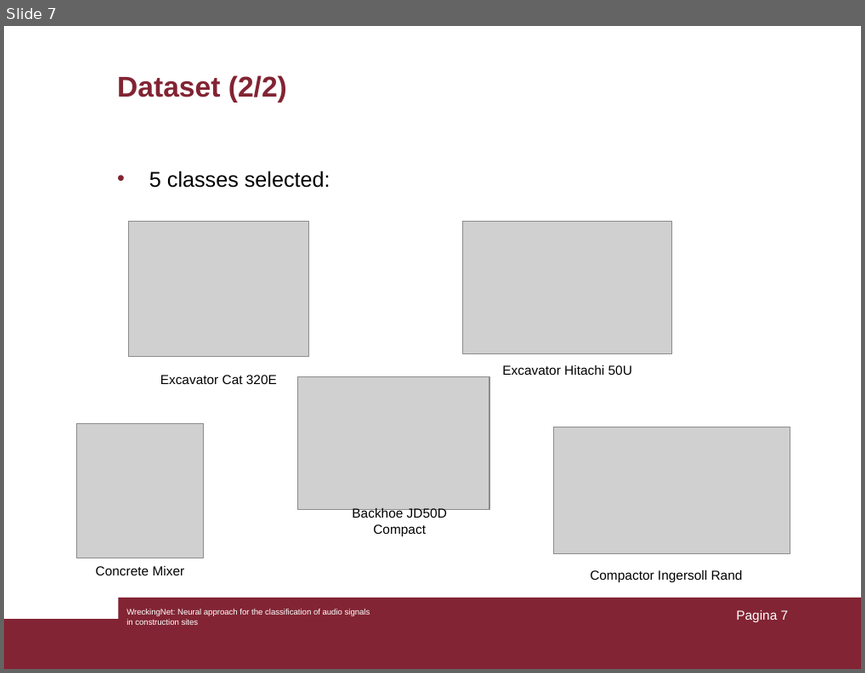
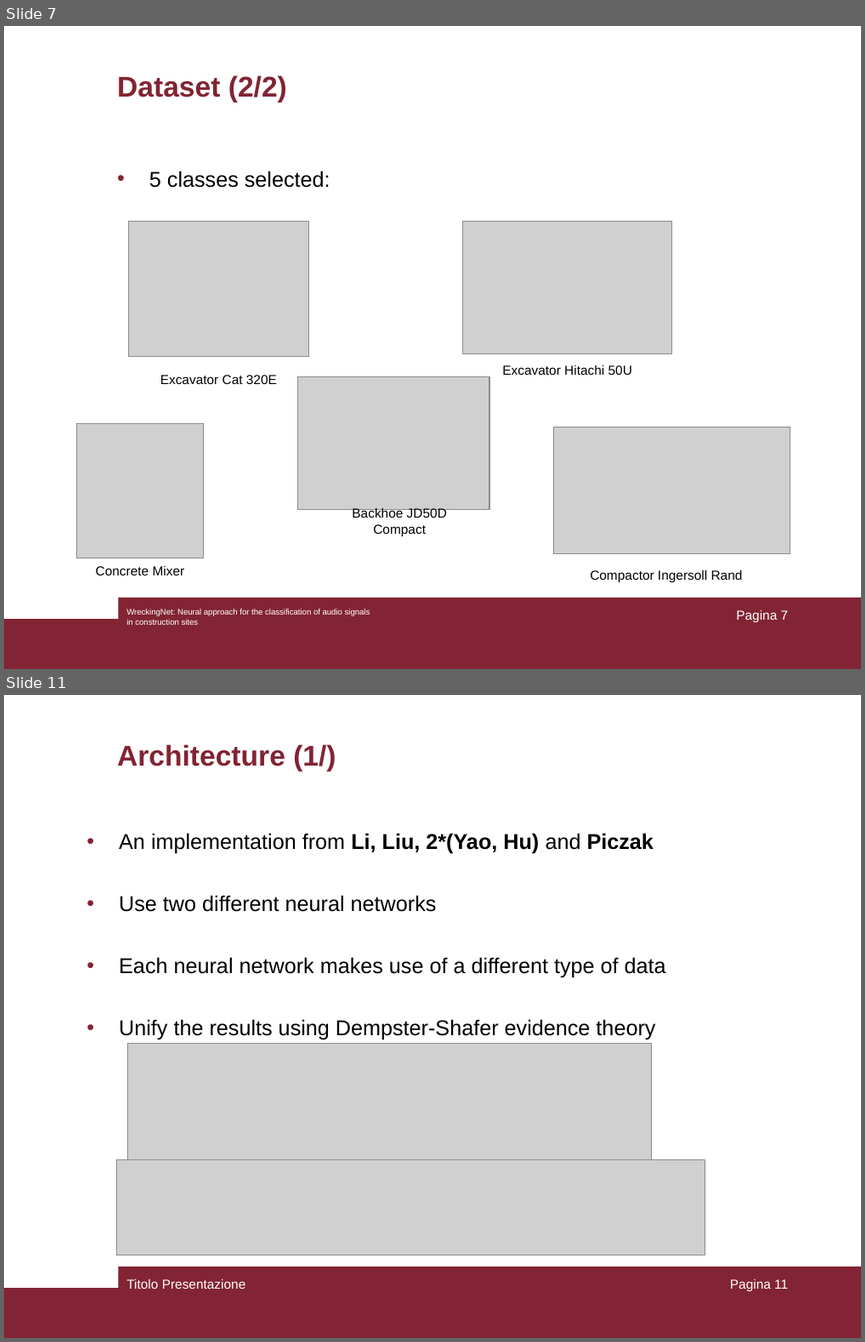
Before and after one commit to AndMastro/WreckingNet, a slide deck: docs/presentations/Presentation.ppt. Shown one above the other, each under a label of ours: slide 7 before the commit, slides 7 and 11 after it; the slides between them are not shown. The pictures are 865x673 and 865x1342 pixels, drawn with LibreOffice and Linux fonts; fonts in the diff are those of the drawing; grey boxes stand for pictures. Boxes give left, top, right and bottom in pixels: in the first picture for what was removed or moved away, otherwise in the second. Text is boxed around its words. In the diff, an @@ line names an element or a change of style, - is before the commit and + after.

```diff
--- a/docs/presentations/Presentation.ppt
+++ b/docs/presentations/Presentation.ppt
@@ slide 11 added at <box>4,695,861,1338</box>, background #FFFFFF; not listed: 2 template elements that a slide beside it also shows @@
@@ title added at <box>117,744,336,771</box>, 24 pt, text #822433, bold @@
+Architecture (1/)
@@ text added at <box>119,833,666,1040</box>, 18 pt, text #000000 @@
+• An implementation from Li, Liu, 2*(Yao, Hu) and Piczak
+• Use two different neural networks
+• Each neural network makes use of a different type of data
+• Unify the results using Dempster-Shafer evidence theory
@@ picture added at <box>128,1043,652,1159</box> @@
@@ picture added at <box>117,1159,705,1254</box> @@
@@ text added at <box>126,1279,246,1288</box>, 11 pt, text #FFFFFF @@
+Titolo Presentazione
@@ page number added at <box>730,1279,788,1291</box>, 11 pt, text #FFFFFF @@
+Pagina 11
```
Also in this commit, not shown: 3 slides changed, 4 other slides added, 4 other files.
